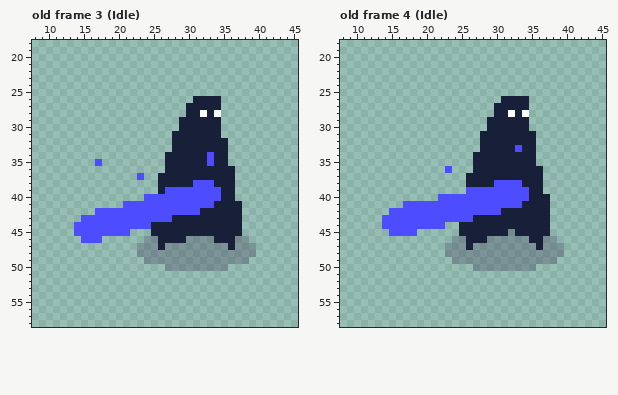
Two states of a pixel-art file, assets/sprites/four.aseprite. The picture above was drawn from the file before the commit.
128x64 pixels, 61 frames. Shown: old frame 3 (Idle): x 8..45, y 18..58; old frame 4 (Idle): x 8..45, y 18..58. The commit also changed other frames, which this record leaves out.
New version:
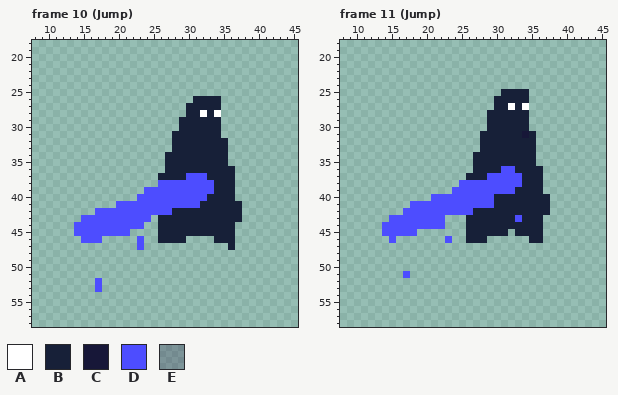
Palette (. is transparent): A #ffffff  B #172038  C #171738  D #4d4dff  E #23003839
A new or re-ordered frame is compared with the old frame closest to it.
The commit says: jump animation
Edits made:
frames 61 -> 68
Changed rows in their new state; - is an unchanged pixel.
Frame 10 (Jump) is new; against old frame 3 (Idle):
first column x 17:
34 ----------------B------
35 .---------------B------
37 ------.------DDD-------
38 ---------DDDDD---------
39 -------DDD-------B-----
40 ------D---------BB-----
41 ---D-----------BB------
42 -----------BBBB--------
43 --------.BB------------
44 -------..-----------.--
45 --------.-----------.--
46 ------D..----....---..-
47 ------D............-...
48 ------.................
49 -------...............-
50 ----------.........----
52 D----------------------
53 D----------------------
Frame 11 (Jump) is new; against old frame 4 (Idle):
first column x 14:
25 -----------------BBBB-----
26 ----------------B---------
27 ------------------A-A-----
28 ---------------B--B-B-----
31 --------------------C-----
33 -------------------B------
36 ---------.-------DD-------
37 ---------------DDDDD------
38 -----------DDDDD----------
39 ----------DD-------BB-----
40 -------D--------BBBBB-----
41 ---.------------BBBB------
42 -..----------BBBB---------
43 .--------...B------D---.--
44 -----------.-----------.--
45 D----------.------.----.--
46 -D-------D..---......--..-
47 ---------.................
48 ---------.................
49 ----------...............-
50 -------------.........----
51 ---D----------------------
Boxes around the changes in both pictures, in picture pixels (x1, y1, x2, y2):
changed: (116, 152, 256, 271)
erased: (95, 159, 102, 166)
added: (95, 278, 102, 292)
changed: (382, 89, 564, 271)
added: (403, 271, 410, 278)
